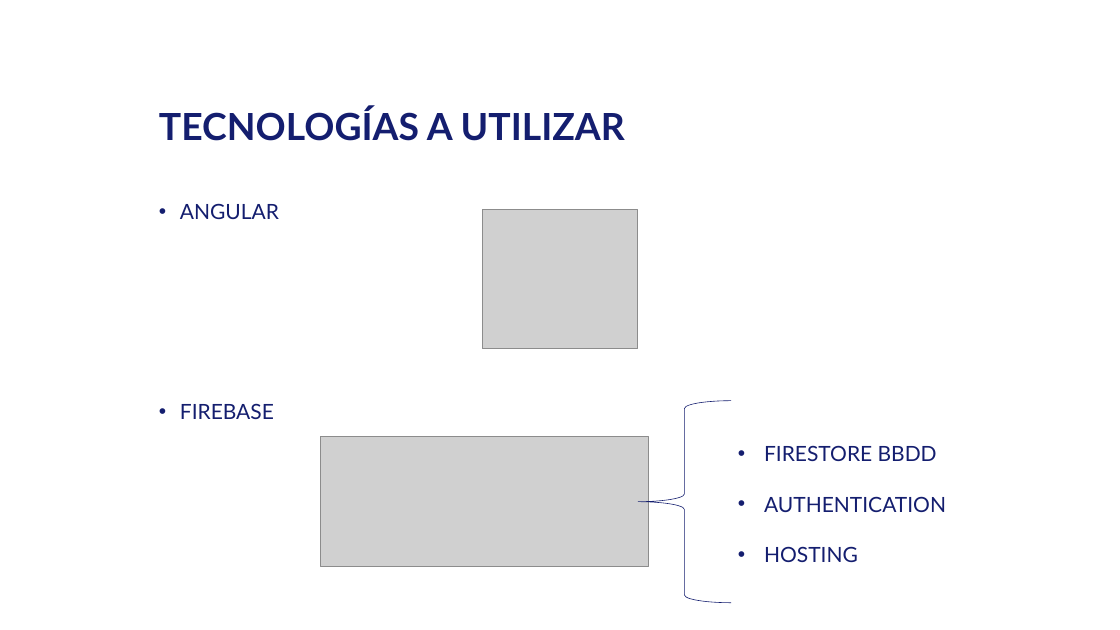
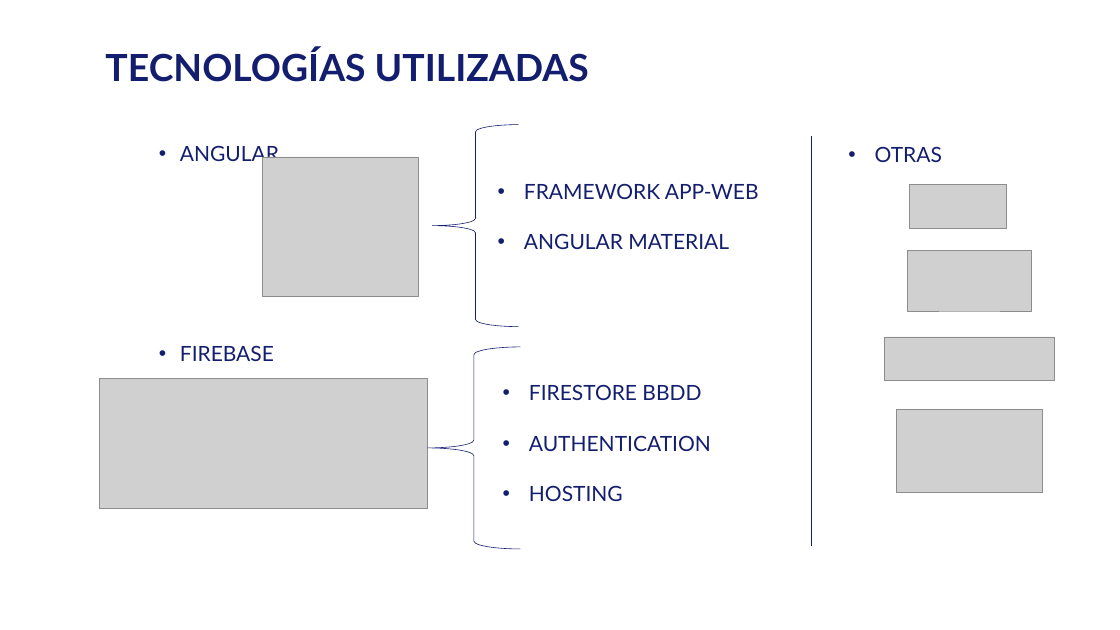
Before and after one commit to barreiroabad/Booking_Classroom, a slide deck: slide 5 of BOOKING CLASSROOM.pptx (slide 6 before the commit). Drawn at 1120x630 pixels with LibreOffice and Linux fonts; fonts in the diff are those of the drawing; grey boxes stand for pictures. Boxes give left, top, right and bottom in pixels: in the first picture for what was removed or moved away, otherwise in the second. Text is boxed around its words. In the diff, an @@ line names an element or a change of style, - is before the commit and + after.

```diff
--- a/BOOKING CLASSROOM.pptx
+++ b/BOOKING CLASSROOM.pptx
@@ title at bbox=[105, 48, 589, 82]: text changed @@
-TECNOLOGÍAS A UTILIZAR
+TECNOLOGÍAS UTILIZADAS
@@ text "ANGULAR": place and size @@
-text "ANGULAR" at bbox=[180, 203, 279, 419]
+text "ANGULAR" at bbox=[180, 145, 279, 361]
@@ left brace added at bbox=[433, 124, 519, 326], outline #141E6F 0.5 pt @@
@@ line added from (812, 136) to (812, 546), #141E6F 0.5 pt @@
@@ text added at bbox=[875, 146, 942, 162], 18 pt, text #141E6F @@
+• OTRAS
@@ picture: place and size @@
-picture at bbox=[482, 209, 638, 349]
+picture at bbox=[263, 157, 418, 297]
@@ text added at bbox=[524, 183, 759, 249], 18 pt, text #141E6F @@
+• FRAMEWORK APP-WEB
+• ANGULAR MATERIAL
@@ picture added at bbox=[910, 185, 1006, 229] @@
@@ picture added at bbox=[907, 251, 1032, 312] @@
@@ left brace: place and size @@
-left brace at bbox=[638, 401, 731, 602]
+left brace at bbox=[428, 347, 521, 549]
@@ picture added at bbox=[885, 337, 1055, 381] @@
@@ picture: place and size @@
-picture at bbox=[321, 437, 649, 567]
+picture at bbox=[99, 378, 428, 508]
@@ text "FIRESTORE BBDD": place and size @@
-text "FIRESTORE BBDD" at bbox=[764, 445, 946, 562]
+text "FIRESTORE BBDD" at bbox=[529, 384, 711, 501]
@@ picture added at bbox=[897, 410, 1044, 493] @@
```
Also in this commit, not shown: 2 other slides changed, 1 slide added, 2 slides removed, 5 other files.
